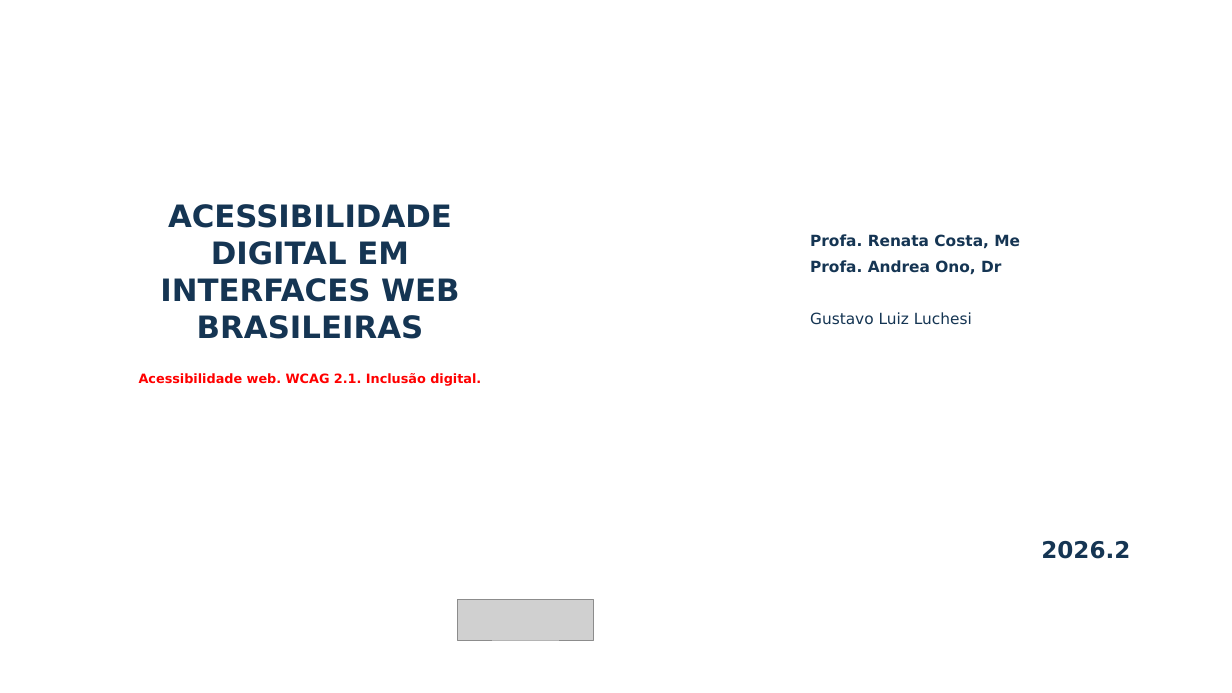
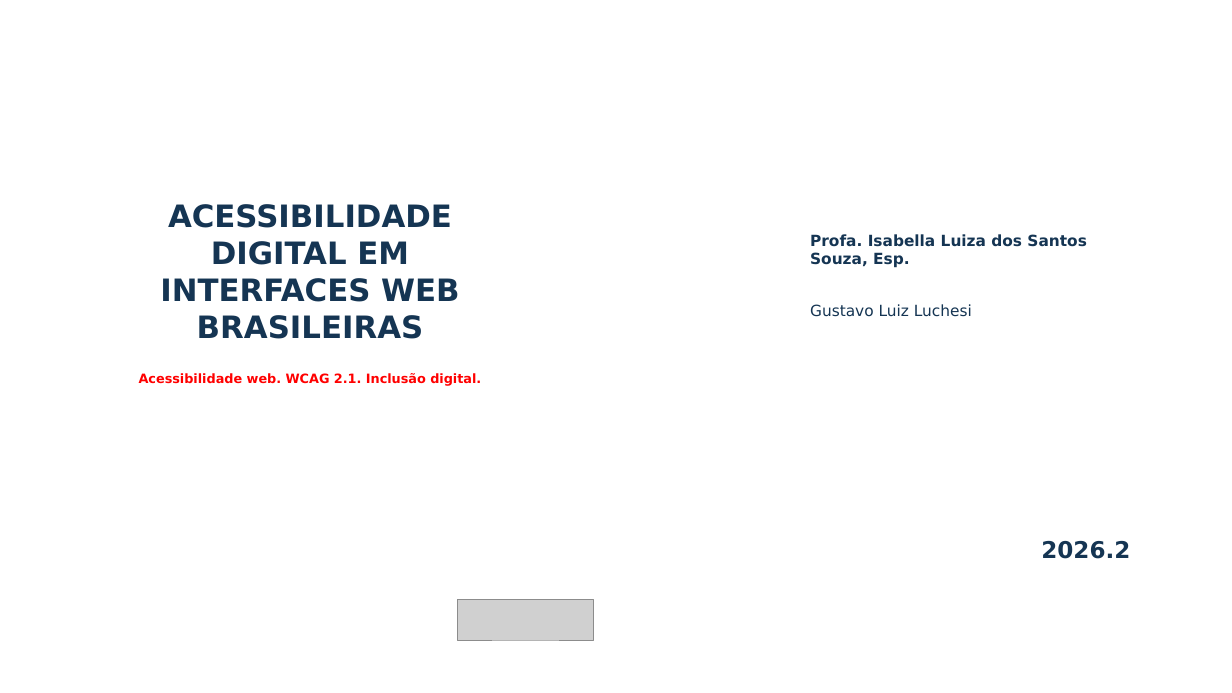
Before and after one commit to gustavollchs-glitch/QUI_Design-Profissional, a slide deck: slide 2 of Apresentacao_Gustavo_Luiz_Luchesi.pptx. Drawn at 1232x693 pixels with LibreOffice and Linux fonts; fonts in the diff are those of the drawing; grey boxes stand for pictures; background and template pictures are left out. Boxes give left, top, right and bottom in pixels: in the first picture for what was removed or moved away, otherwise in the second. Text is boxed around its words. In the diff, an @@ line names an element or a change of style, - is before the commit and + after.

```diff
--- a/Apresentacao_Gustavo_Luiz_Luchesi.pptx
+++ b/Apresentacao_Gustavo_Luiz_Luchesi.pptx
@@ text at <box>810,234,1086,268</box>: text changed @@
-Profa. Renata Costa, Me
-Profa. Andrea Ono, Dr
+Profa. Isabella Luiza dos Santos Souza, Esp.
```
